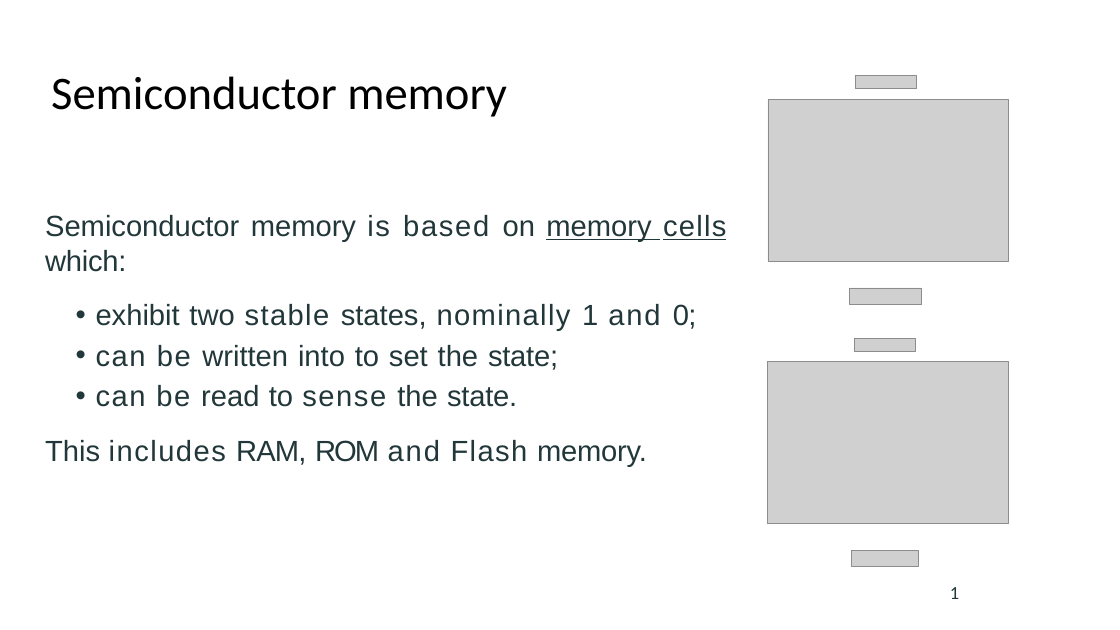
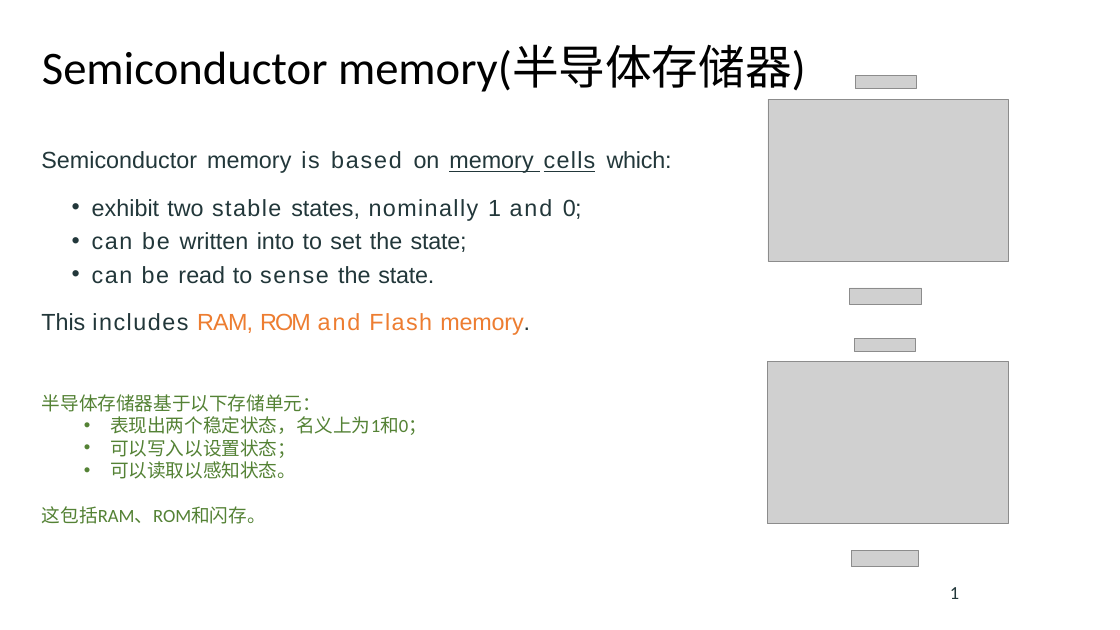
Before and after one commit to vcboy1/Leeds, a slide deck: slide 13 of 26fall/1860/Lecture/Week1.8/Lec 1.8.2 Memory.pptx (slide 14 before the commit). Drawn at 1120x630 pixels with LibreOffice and Linux fonts; fonts in the diff are those of the drawing; grey boxes stand for pictures. Boxes give left, top, right and bottom in pixels: in the first picture for what was removed or moved away, otherwise in the second. Text is boxed around its words. In the diff, an @@ line names an element or a change of style, - is before the commit and + after.

```diff
--- a/26fall/1860/Lecture/Week1.8/Lec 1.8.2 Memory.pptx
+++ b/26fall/1860/Lecture/Week1.8/Lec 1.8.2 Memory.pptx
@@ text at [42, 46, 806, 92]: text changed @@
-Semiconductor memory
+Semiconductor memory(半导体存储器)
@@ text "Semiconductor memory is based on ...": place and size @@
-text "Semiconductor memory is based on ..." at [45, 215, 726, 467]
+text "Semiconductor memory is based on ..." at [41, 151, 672, 335]
@@ text "Semiconductor memory is based on ..." at [41, 151, 672, 335]: size 25 to 20 pt; text colour #22373A to #ED7D31 in "RAM, ROM and Flash memory." @@
@@ text added at [42, 394, 427, 524], 16 pt, text #548235 @@
+半导体存储器基于以下存储单元：
+  • 表现出两个稳定状态，名义上为1和0；
+  • 可以写入以设置状态；
+  • 可以读取以感知状态。
+这包括RAM、ROM和闪存。
```
Also in this commit, not shown: 18 other slides changed, 3 slides removed, 16 other files.
